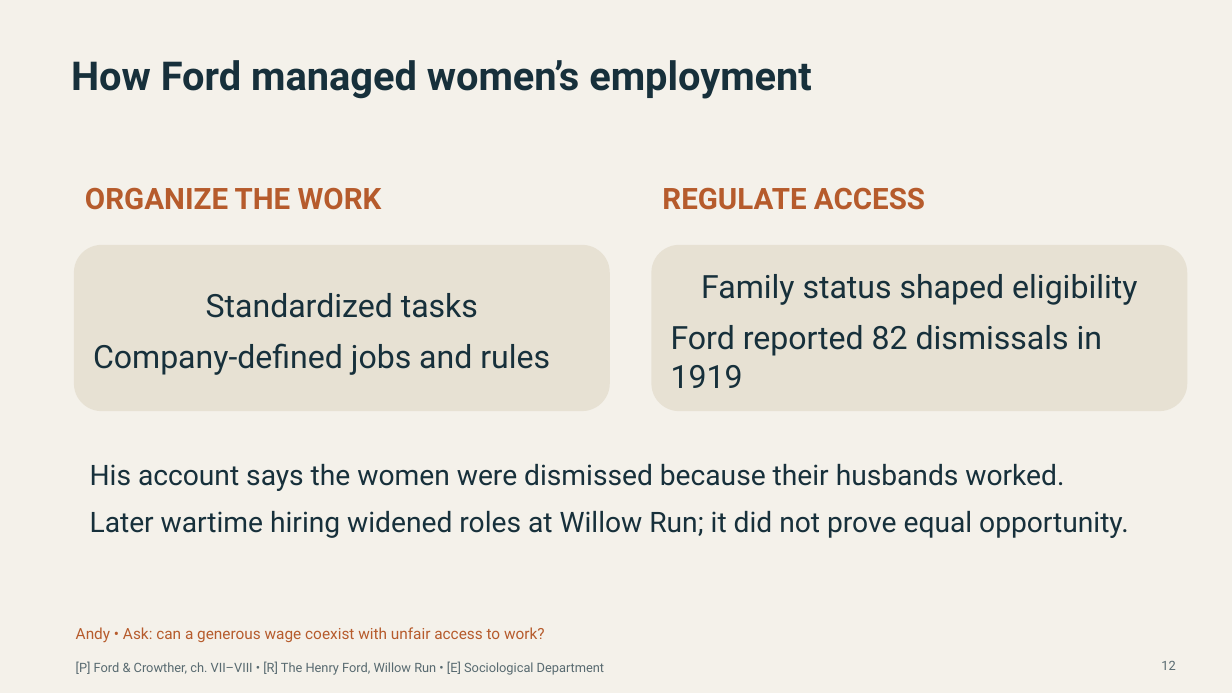
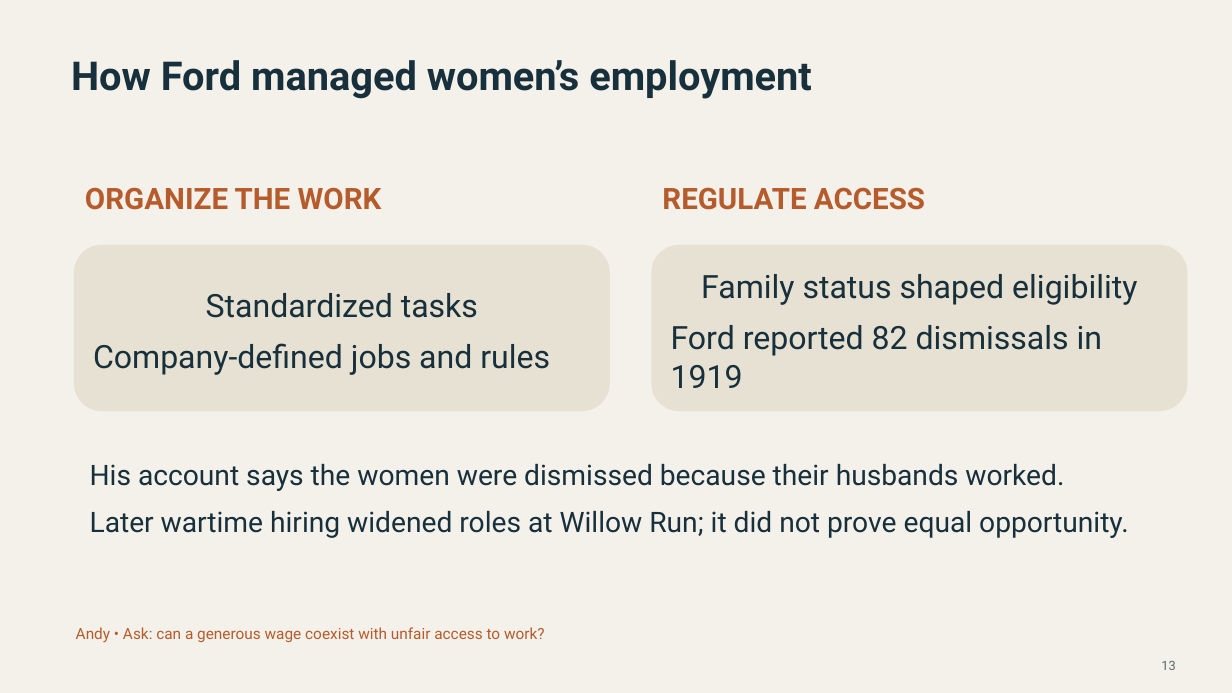
Before and after one commit to chocojawns/MGT, a slide deck: slide 13 of temp 3.pptx (slide 12 before the commit). Drawn at 1232x693 pixels with LibreOffice and Linux fonts; fonts in the diff are those of the drawing. Boxes give left, top, right and bottom in pixels: in the first picture for what was removed or moved away, otherwise in the second. Text is boxed around its words. In the diff, an @@ line names an element or a change of style, - is before the commit and + after.

```diff
--- a/temp 3.pptx
+++ b/temp 3.pptx
@@ text removed at (76, 661, 604, 675) @@
-[P] Ford & Crowther, ch. VII–VIII • [R] The Henry Ford, Willow Run • [E] Sociological Department
@@ text at (1161, 661, 1175, 670): text changed @@
-12
+13
```
Also in this commit, not shown: 24 other slides changed, 3 slides added, 2 slides removed.
